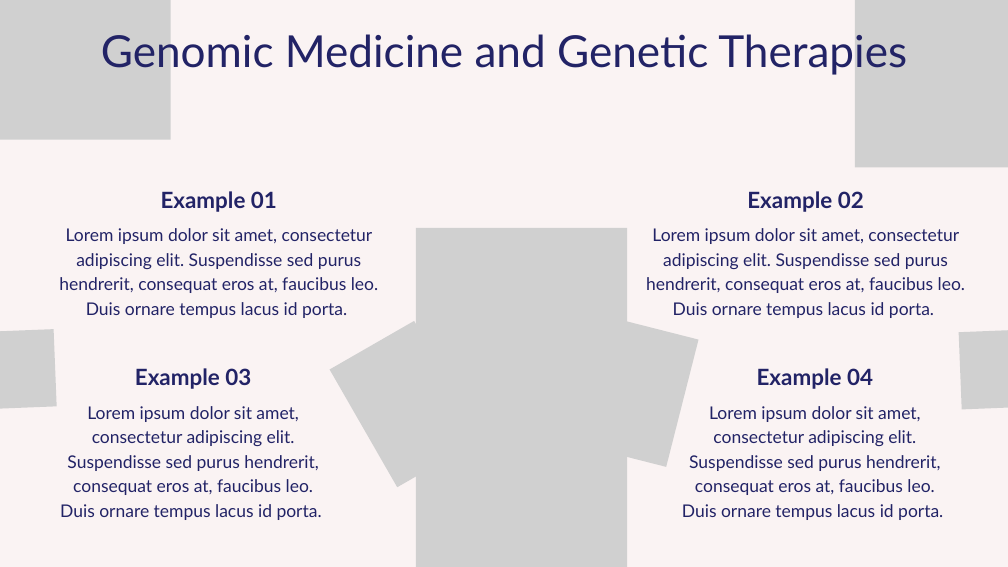
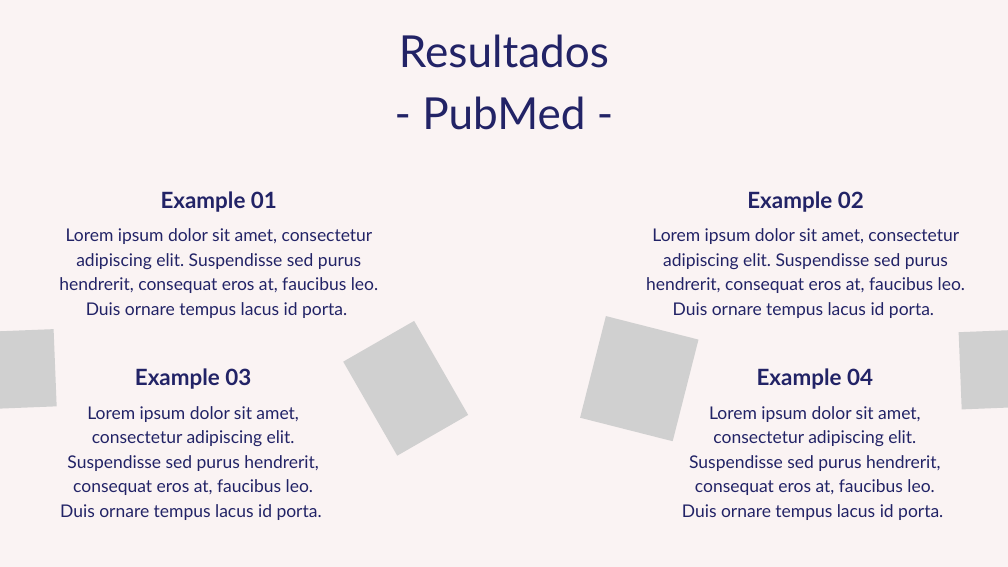
Before and after one commit to Muriburu/ITAcademy, a slide deck: slide 6 of Sprint 10 - Pràctica final/Presentación - Enfermedades raras.pptx (slide 8 before the commit). Drawn at 1008x567 pixels with LibreOffice and Linux fonts; fonts in the diff are those of the drawing; grey boxes stand for pictures. Boxes give left, top, right and bottom in pixels: in the first picture for what was removed or moved away, otherwise in the second. Text is boxed around its words. In the diff, an @@ line names an element or a change of style, - is before the commit and + after.

```diff
--- a/Sprint 10 - Pràctica final/Presentación - Enfermedades raras.pptx
+++ b/Sprint 10 - Pràctica final/Presentación - Enfermedades raras.pptx
@@ picture removed at box(0, 0, 170, 140) @@
@@ picture removed at box(855, 0, 1008, 167) @@
@@ text at box(399, 34, 609, 130): text changed @@
-Genomic Medicine and Genetic Therapies
+Resultados
+- PubMed -
@@ picture removed at box(416, 228, 627, 567) @@
@@ picture: place and size @@
-picture at box(330, 321, 482, 487)
+picture at box(343, 321, 468, 456)
@@ picture: place and size @@
-picture at box(556, 312, 698, 467)
+picture at box(580, 316, 699, 441)
```
Also in this commit, not shown: 14 other slides changed, 3 slides added, 5 other files.
